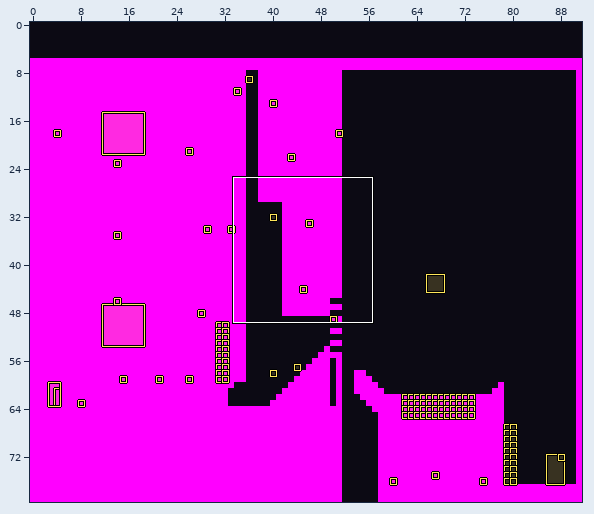
An edit to a level. LDtk project, assets/levels/awdjoo-1-3.ldtk. Above: a wide view before the commit, with the close-up outlined.
Close-up. Before the edit:
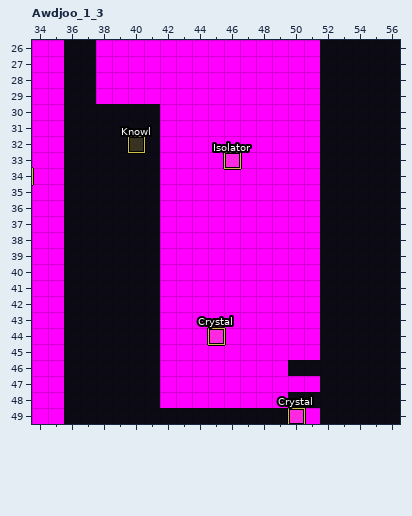
Cells are 16x16 px. Shown: Awdjoo_1_3 x 34..56, y 26..49. The commit also changed other parts of the map, which this record leaves out. The old version is drawn lined up with the new one.
And afterwards:
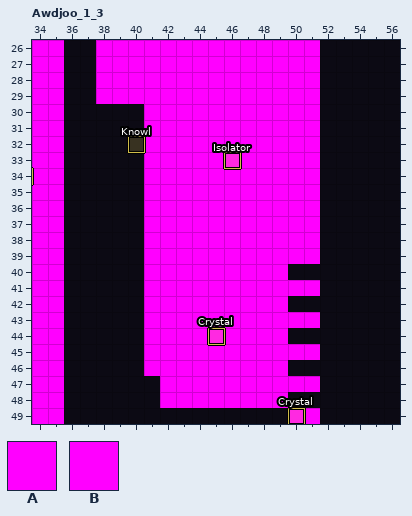
Key: from "Collision": A 1; from "Skin": B 9.
_ is an empty cell.
The edit:
map size 92x74 -> 92x80 cells (old content now starts at 0,6; both pictures use the new coordinates)
Layer "Skin":
y 30..39: x 41 _ -> B
y 40: x 41 _ -> B; x 50..51 BB -> __
y 41: x 41 _ -> B
y 42: x 41 _ -> B; x 50..51 BB -> __
y 43: x 41 _ -> B
y 44: x 41 _ -> B; x 50..51 BB -> __
y 45..46: x 41 _ -> B
Layer "Collision":
y 30..39: x 41 _ -> A
y 40: x 41 _ -> A; x 50..51 AA -> __
y 41: x 41 _ -> A
y 42: x 41 _ -> A; x 50..51 AA -> __
y 43: x 41 _ -> A
y 44: x 41 _ -> A; x 50..51 AA -> __
y 45..46: x 41 _ -> A
